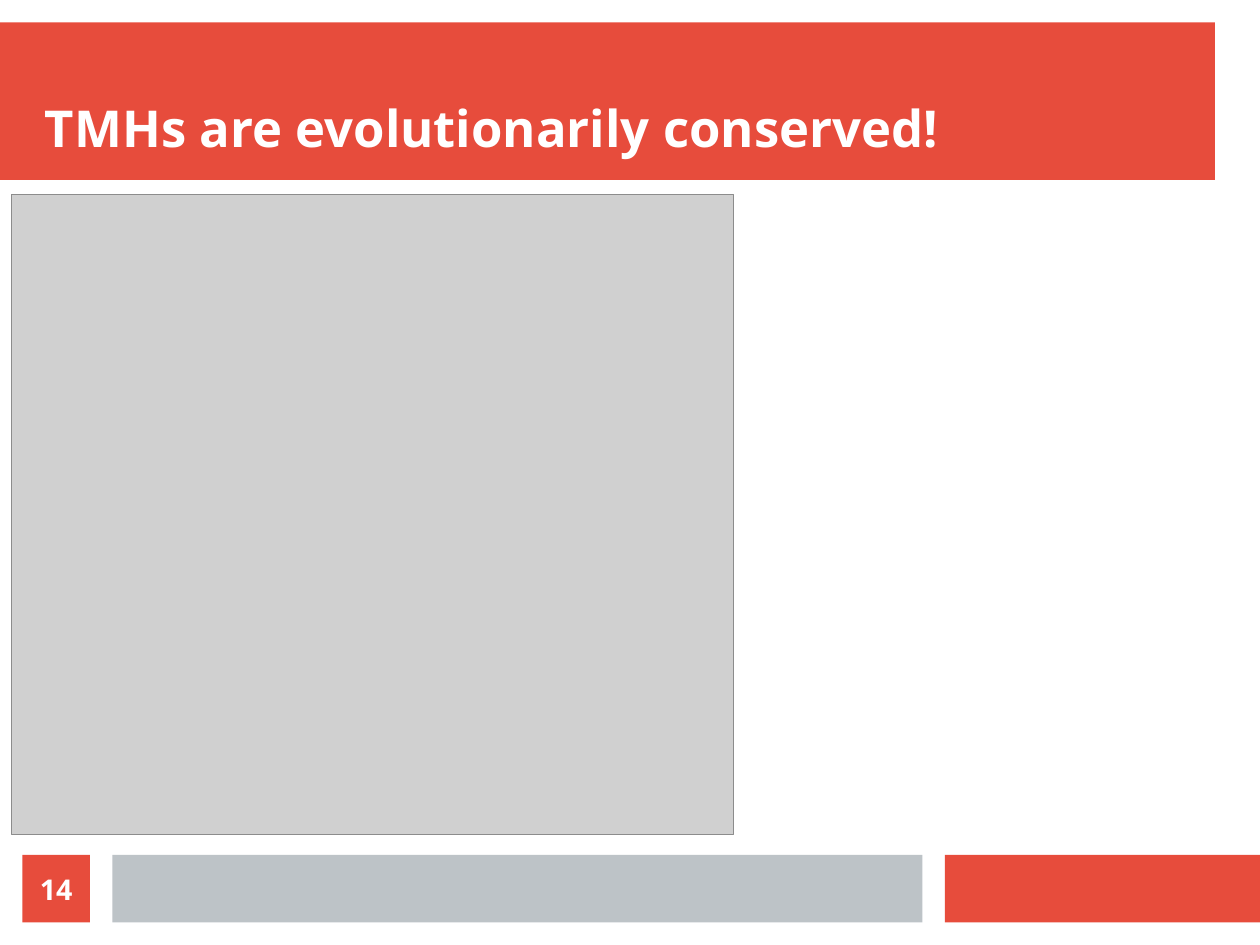
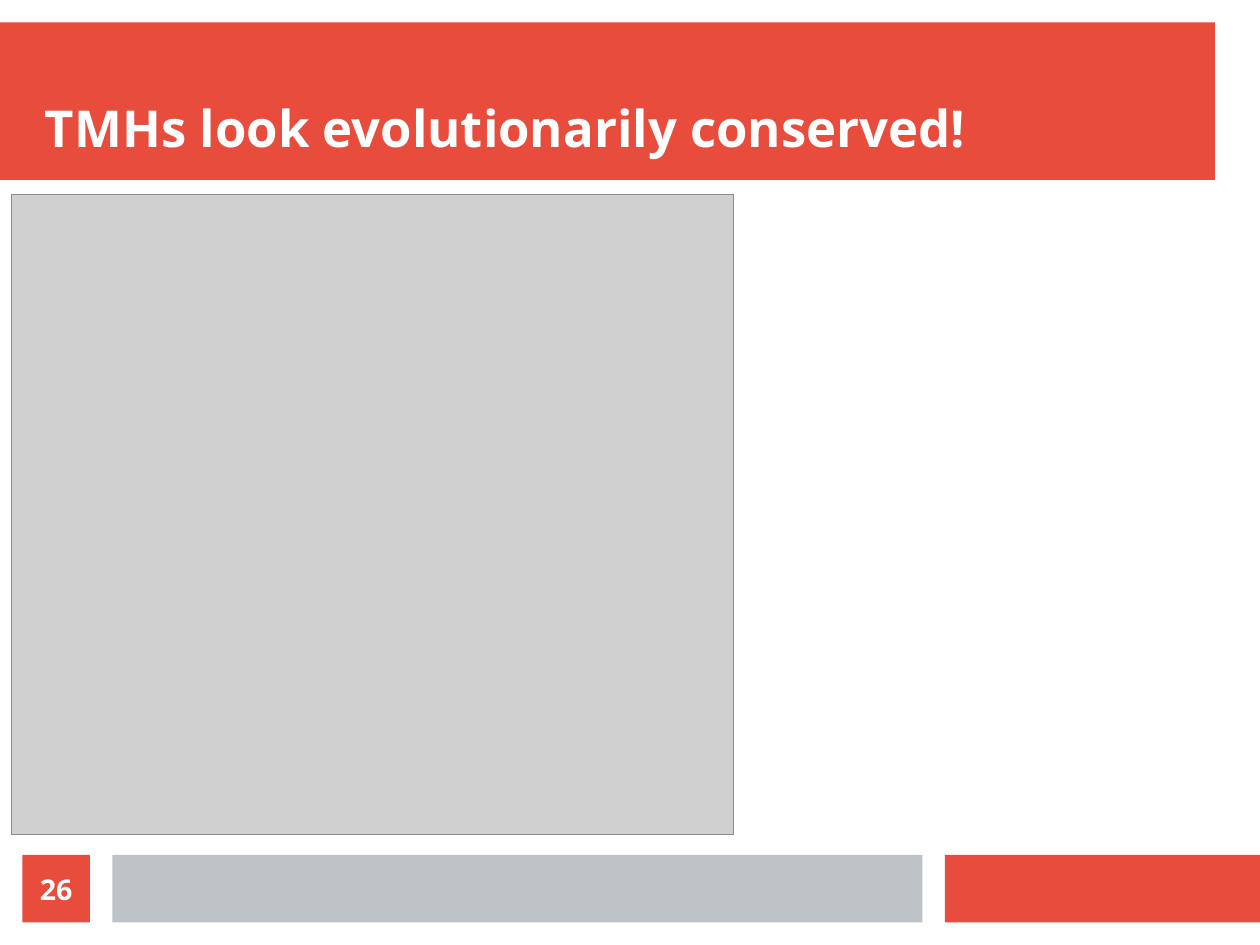
Before and after one commit to richelbilderbeek/molimm_presentation_20210111, a slide deck: slide 26 of molimm_presentation_20210111.odp (slide 14 before the commit). Drawn at 1260x945 pixels with LibreOffice and Linux fonts; fonts in the diff are those of the drawing; grey boxes stand for pictures. Boxes give left, top, right and bottom in pixels: in the first picture for what was removed or moved away, otherwise in the second. Text is boxed around its words. In the diff, an @@ line names an element or a change of style, - is before the commit and + after.

```diff
--- a/molimm_presentation_20210111.odp
+++ b/molimm_presentation_20210111.odp
@@ title at (45, 108, 965, 159): text changed @@
-TMHs are evolutionarily conserved!
+TMHs look evolutionarily conserved!
@@ page number at (40, 879, 73, 901): text changed @@
-14
+26
```
Also in this commit, not shown: 2 other slides changed, 21 slides added, 4 slides removed, 12 other files.
